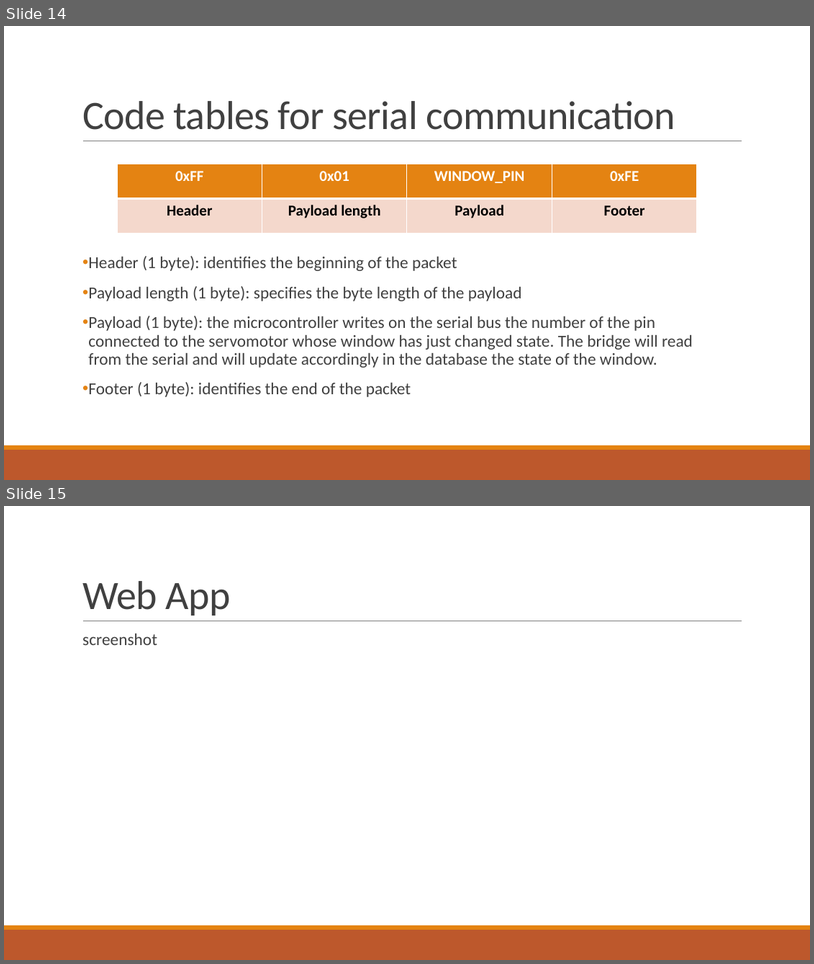
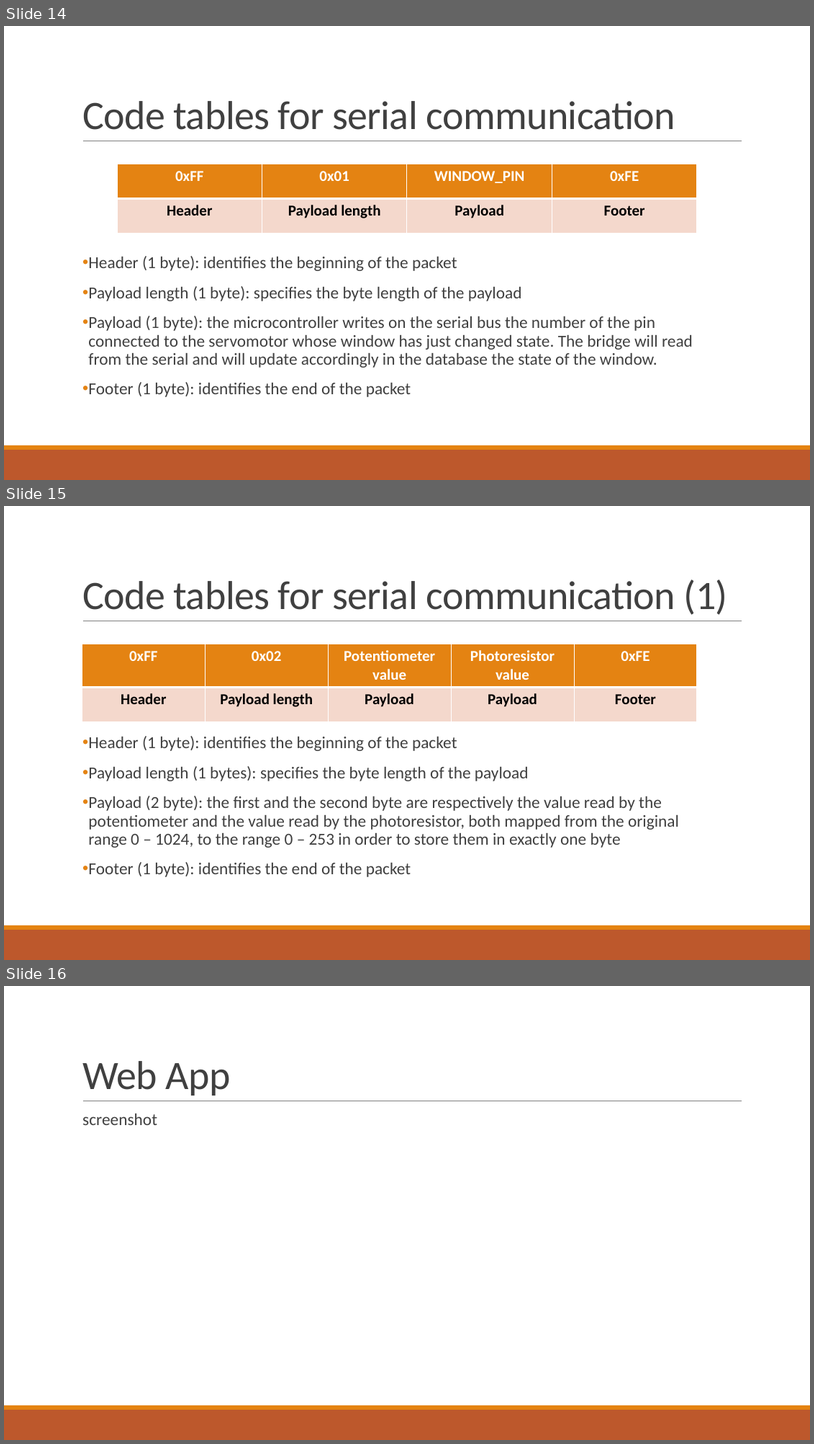
Before and after one commit to francescobaraldi/smart-neighborhood, a slide deck: Smart Neighborhood.pptx. Shown one above the other, each under a label of ours: slides 14 and 15 before the commit, slides 14, 15 and 16 after it. The pictures are 814x964 and 814x1444 pixels, drawn with LibreOffice and Linux fonts; fonts in the diff are those of the drawing. Boxes give left, top, right and bottom in pixels: in the first picture for what was removed or moved away, otherwise in the second. Text is boxed around its words. In the diff, an @@ line names an element or a change of style, - is before the commit and + after.

```diff
--- a/Smart Neighborhood.pptx
+++ b/Smart Neighborhood.pptx
@@ slide 15 added at (4, 506, 810, 960), background #FFFFFF; not listed: 3 template elements that a slide beside it also shows @@
@@ title added at (82, 579, 728, 615), 48 pt, text #404040 @@
+Code tables for serial communication (1)
@@ table added at (82, 644, 696, 721), 2 rows, 5 columns @@
+0xFF | 0x02 | Potentiometer / value | Photoresistor / value | 0xFE
+Header | Payload length | Payload | Payload | Footer
@@ text added at (88, 736, 679, 877), 20 pt, text #404040 @@
+• Header (1 byte): identifies the beginning of the packet
+• Payload length (1 bytes): specifies the byte length of the payload
+• Payload (2 byte): the first and the second byte are respectively the value read by the potentiometer and the value read by the photoresistor, both mapped from the original range 0 – 1024, to the range 0 – 253 in order to store them in exactly one byte
+• Footer (1 byte): identifies the end of the packet
@@ what was slide 15 is now slide 16 @@
```
Also in this commit, not shown: 1 slide changed.
